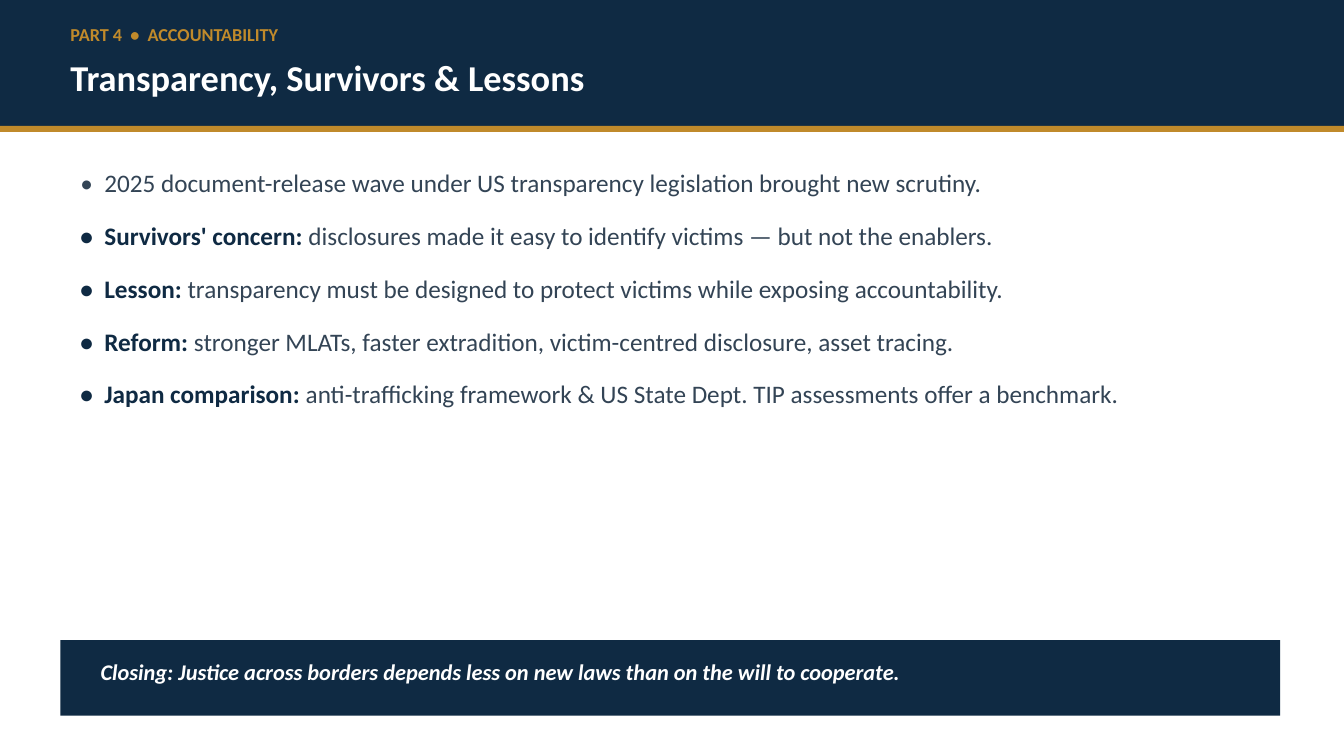
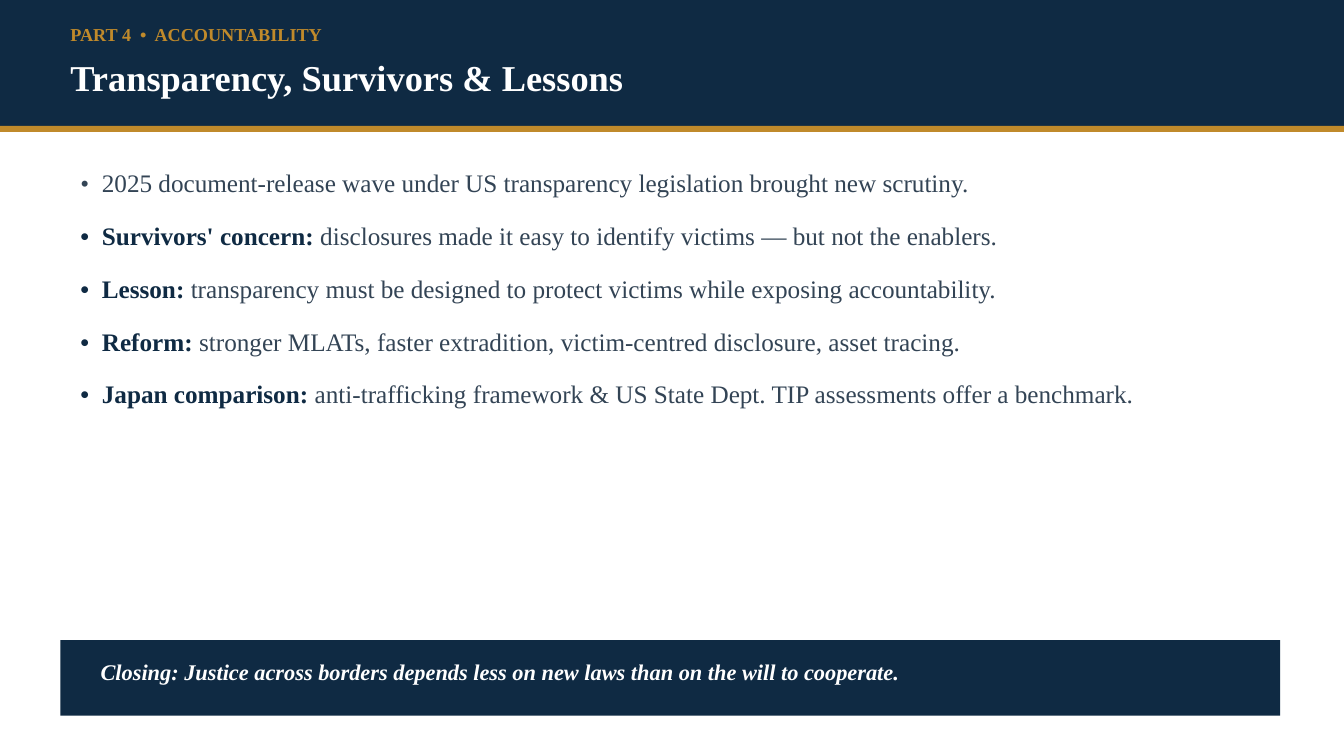
Before and after one commit to Kokidesu/Koki, a slide deck: slide 6 of Epstein_Transnational_Justice.pptx. Drawn at 1344x756 pixels with LibreOffice and Linux fonts; fonts in the diff are those of the drawing. Boxes give left, top, right and bottom in pixels: in the first picture for what was removed or moved away, otherwise in the second. Text is boxed around its words. In the diff, an @@ line names an element or a change of style, - is before the commit and + after.

```diff
--- a/Epstein_Transnational_Justice.pptx
+++ b/Epstein_Transnational_Justice.pptx
@@ font Calibri to Times New Roman in 4 elements at [70, 29, 322, 41], [70, 65, 623, 98], [102, 174, 1133, 409], [101, 664, 899, 685] @@
```
Also in this commit, not shown: 7 other slides changed, 11 other files.
